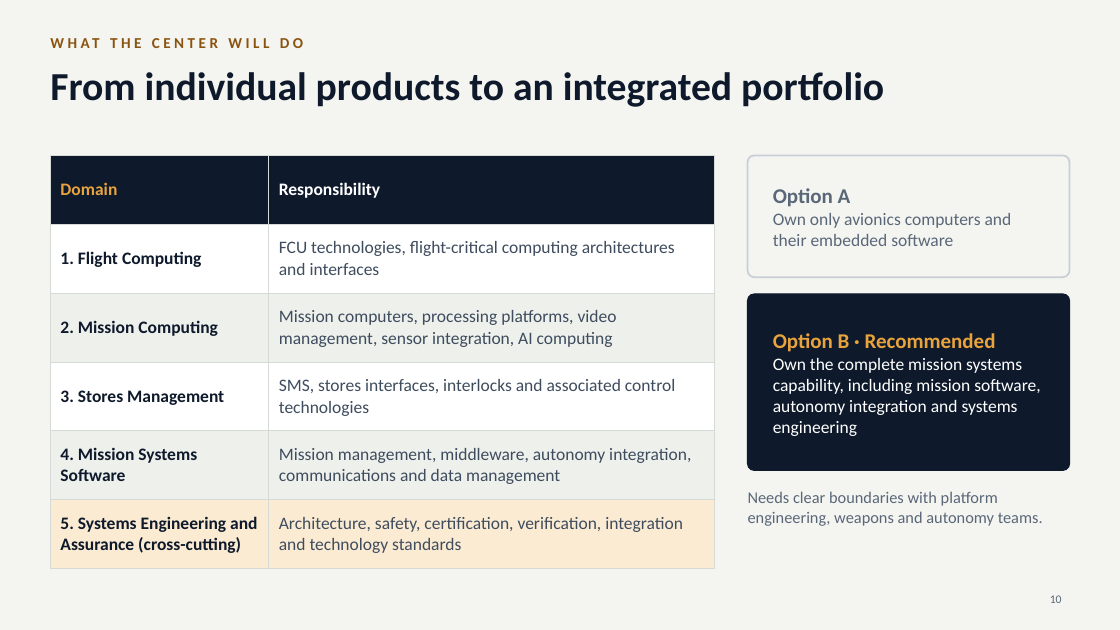
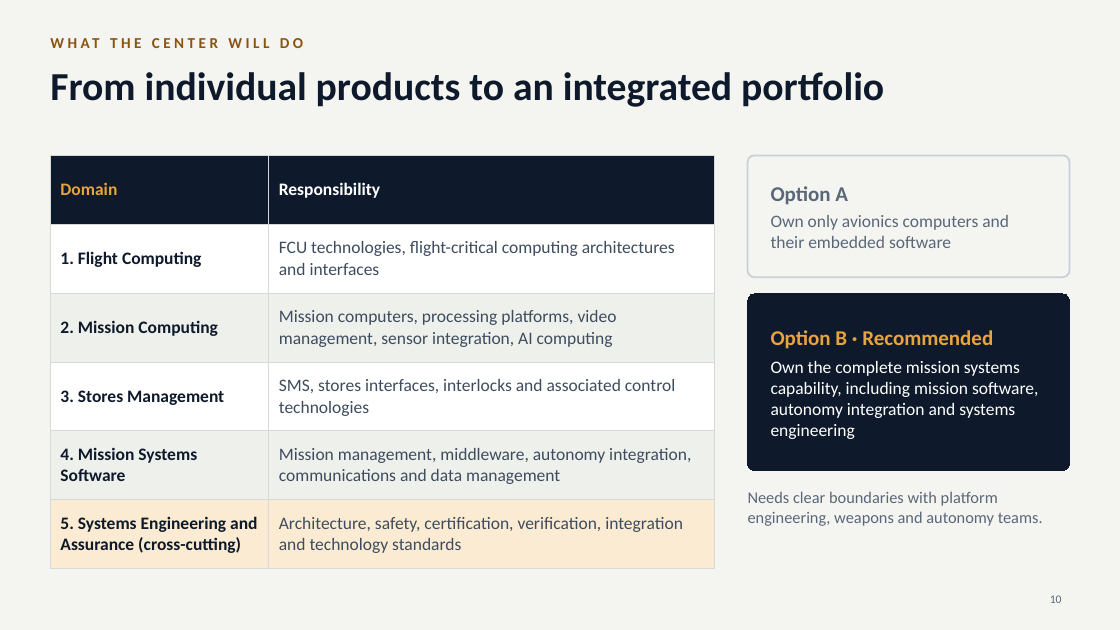
Before and after one commit to mmasabi/AIRepo, a slide deck: slide 10 of Avionics_CoE_Presentation.pptx. Drawn at 1120x630 pixels with LibreOffice and Linux fonts; fonts in the diff are those of the drawing. Boxes give left, top, right and bottom in pixels: in the first picture for what was removed or moved away, otherwise in the second. Text is boxed around its words. In the diff, an @@ line names an element or a change of style, - is before the commit and + after.

```diff
--- a/Avionics_CoE_Presentation.pptx
+++ b/Avionics_CoE_Presentation.pptx
@@ text in rounded rectangle at (771, 186, 1009, 248): text added @@
+Option A
+Own only avionics computers and their embedded software
@@ text removed at (773, 188, 1012, 246) @@
-Option A
-Own only avionics computers and their embedded software
@@ rounded rectangle "Option B · Recommended": place and size @@
-rounded rectangle "Option B · Recommended" at (773, 333, 1040, 436)
+rounded rectangle "Option B · Recommended" at (748, 294, 1070, 471)
@@ rounded rectangle "Option B · Recommended" at (748, 294, 1070, 471): fill none to #0E1A2B; outline none to #0E1A2B 0.75 pt @@
@@ rounded rectangle removed at (748, 294, 1070, 471) @@
@@ text in rounded rectangle at (771, 330, 993, 349): more space between paragraphs @@
```
Also in this commit, not shown: 11 other slides changed.
